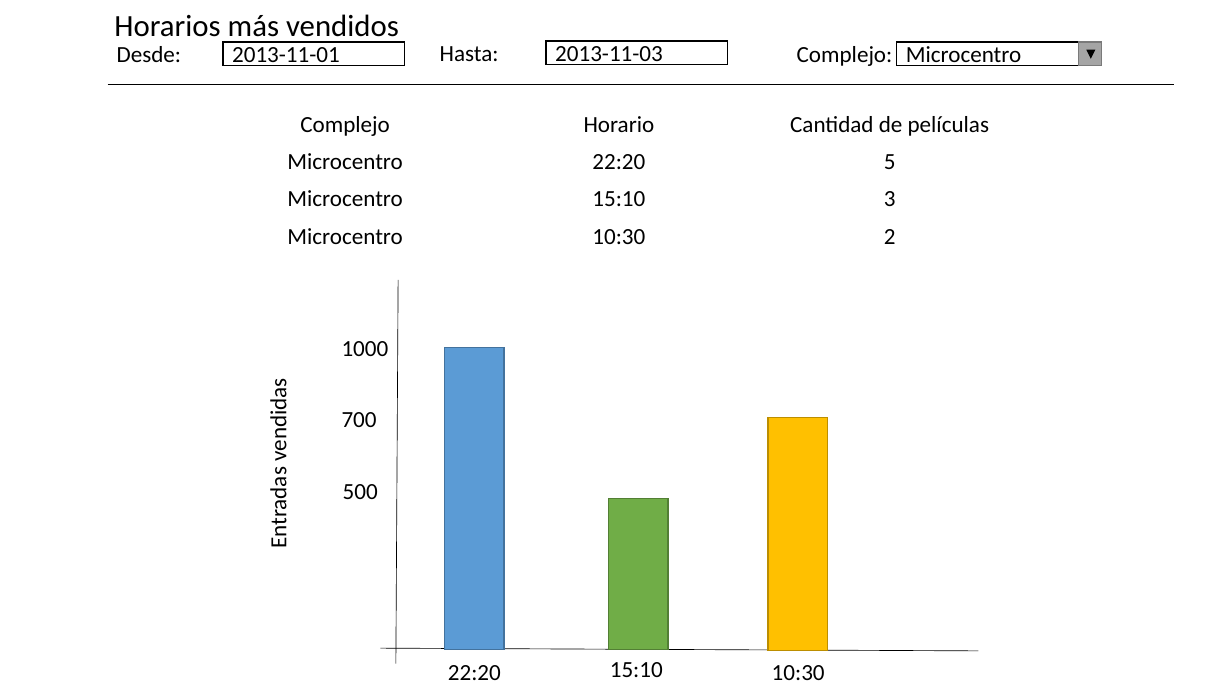
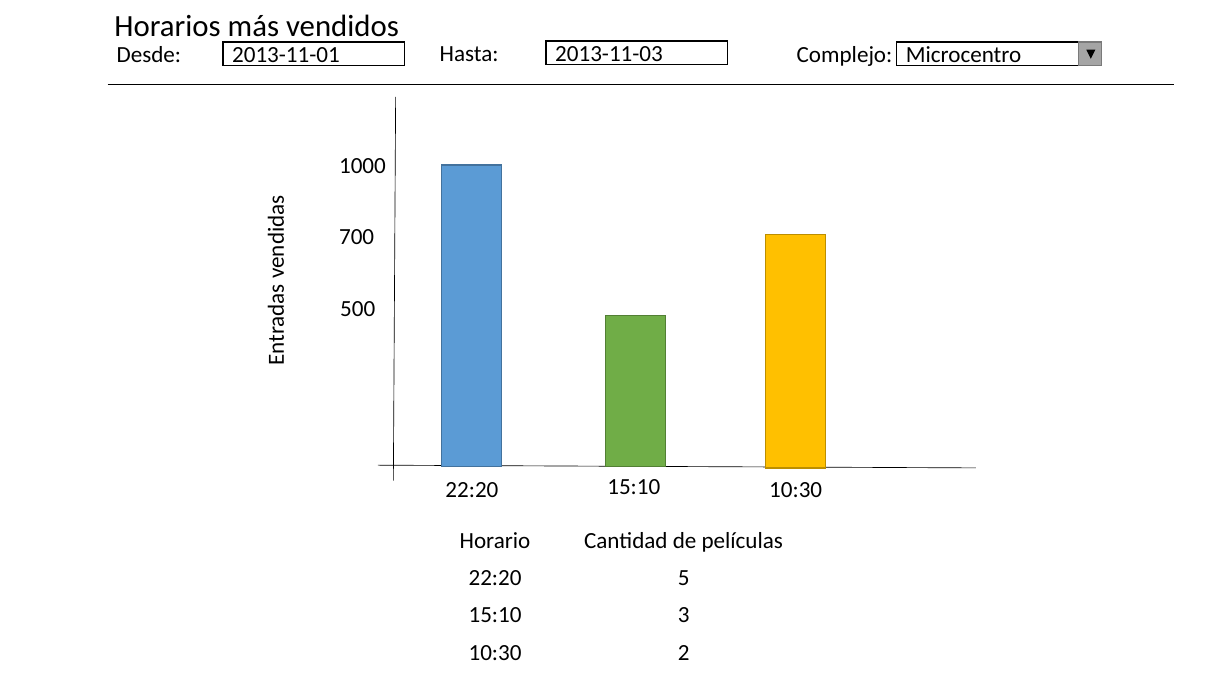
Before and after one commit to dschenkelman/a-malazan-wolvering, a slide deck: slide 3 of docs/Wireframes/[Backend]Reportes.pptx (slide 2 before the commit). Drawn at 1232x693 pixels with LibreOffice and Linux fonts; fonts in the diff are those of the drawing. Boxes give left, top, right and bottom in pixels: in the first picture for what was removed or moved away, otherwise in the second. Text is boxed around its words. In the diff, an @@ line names an element or a change of style, - is before the commit and + after.

```diff
--- a/docs/Wireframes/[Backend]Reportes.pptx
+++ b/docs/Wireframes/[Backend]Reportes.pptx
@@ 2 texts, 1 rectangle, 1 line: place and size @@
-2 texts, 1 rectangle, 1 line at [396, 280, 825, 680]
+2 texts, 1 rectangle, 1 line at [394, 97, 822, 497]
@@ 5 texts, 2 rectangles, 1 line: place and size @@
-5 texts, 2 rectangles, 1 line at [264, 341, 979, 680]
+5 texts, 2 rectangles, 1 line at [262, 158, 976, 497]
@@ table at [428, 522, 806, 672] @@
-column 1: Complejo | Microcentro | Microcentro | Microcentro
@@ table: place and size @@
-table at [205, 105, 1027, 255]
+table at [428, 522, 806, 672]
```
Also in this commit, not shown: 2 other slides changed, 1 slide added.
